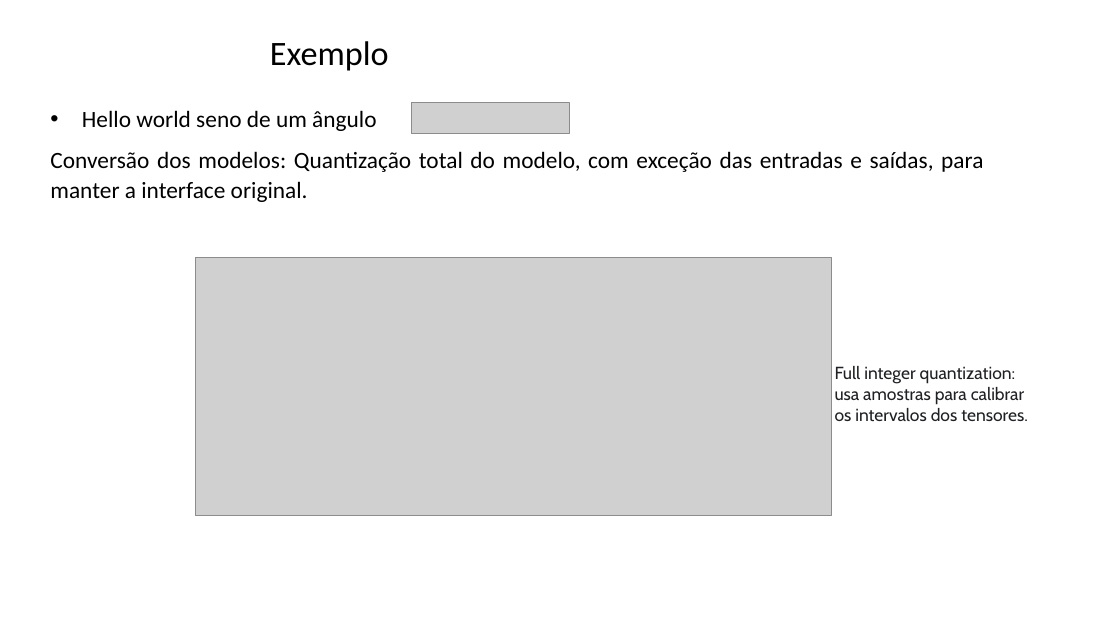
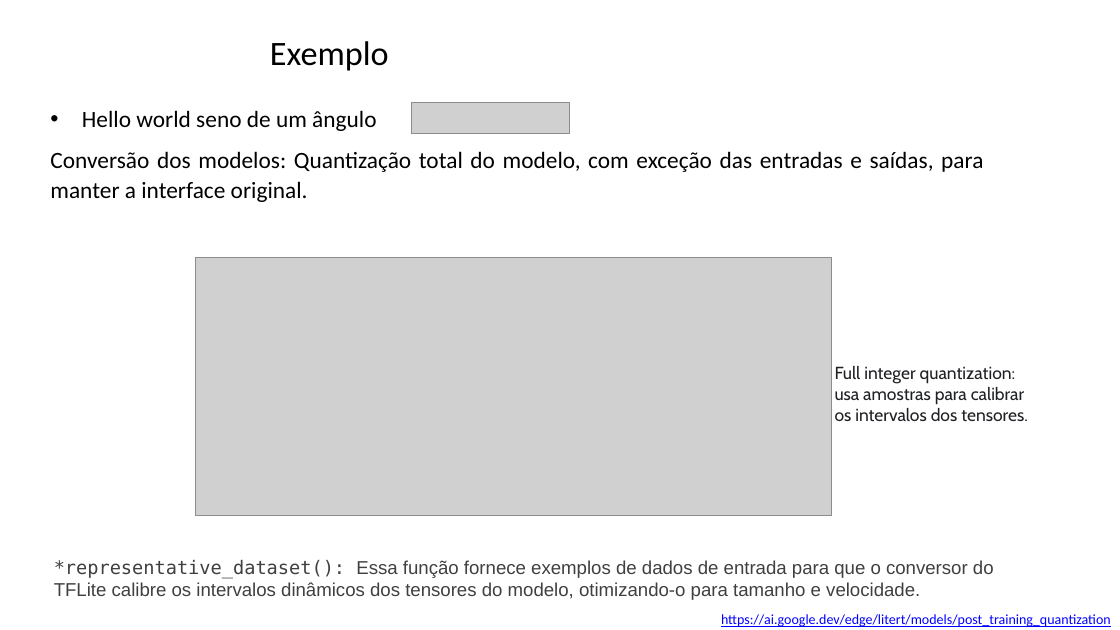
Before and after one commit to zz4fap/tp557-iot-ml, a slide deck: slide 60 of slides/TP557_14_introducao_tensorflowlite.pptx. Drawn at 1120x630 pixels with LibreOffice and Linux fonts; fonts in the diff are those of the drawing; grey boxes stand for pictures. Boxes give left, top, right and bottom in pixels: in the first picture for what was removed or moved away, otherwise in the second. Text is boxed around its words. In the diff, an @@ line names an element or a change of style, - is before the commit and + after.

Commit message:
update of slides

```diff
--- a/slides/TP557_14_introducao_tensorflowlite.pptx
+++ b/slides/TP557_14_introducao_tensorflowlite.pptx
@@ text added at [54,560,994,600], 16 pt, text #404040 @@
+*representative_dataset(): Essa função fornece exemplos de dados de entrada para que o conversor do TFLite calibre os intervalos dinâmicos dos tensores do modelo, otimizando-o para tamanho e velocidade.
@@ text added at [721,614,1111,627], 12 pt, text #0000FF, underline @@
+https://ai.google.dev/edge/litert/models/post_training_quantization
```
